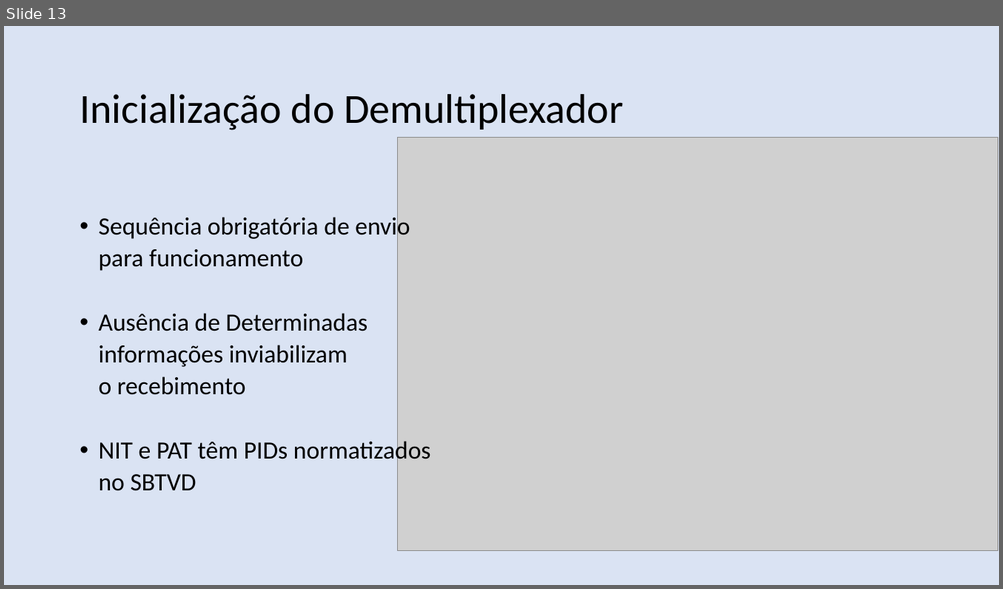
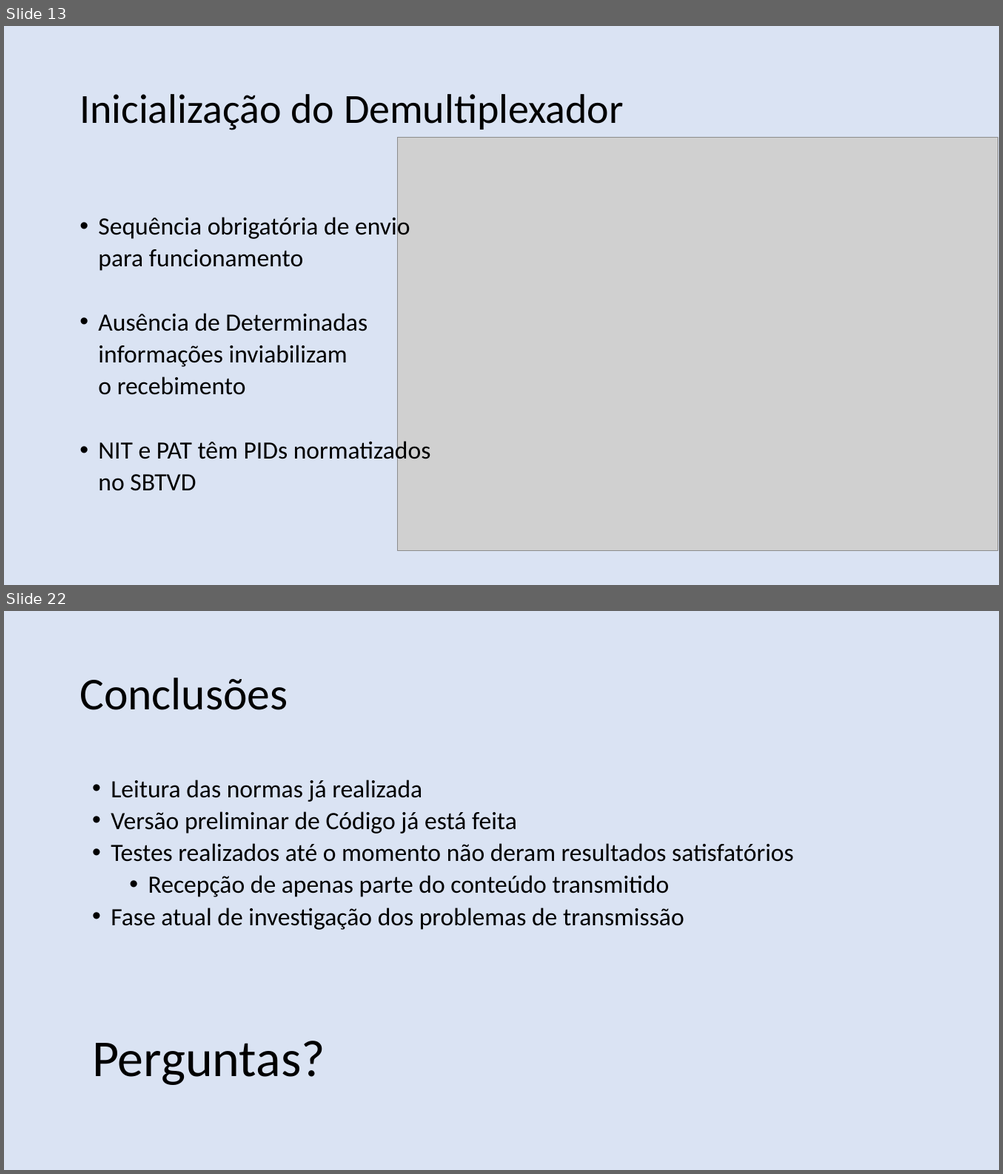
Before and after one commit to nasall2/TCC, a slide deck: relatorio/abntex2-modelos-1.9.2/figuras/apresentacao.pptx. Shown one above the other, each under a label of ours: slide 13 before the commit, slides 13 and 22 after it; the slides between them are not shown. The pictures are 1003x589 and 1003x1174 pixels, drawn with LibreOffice and Linux fonts; fonts in the diff are those of the drawing; grey boxes stand for pictures. Boxes give left, top, right and bottom in pixels: in the first picture for what was removed or moved away, otherwise in the second. Text is boxed around its words. In the diff, an @@ line names an element or a change of style, - is before the commit and + after.

```diff
--- a/relatorio/abntex2-modelos-1.9.2/figuras/apresentacao.pptx
+++ b/relatorio/abntex2-modelos-1.9.2/figuras/apresentacao.pptx
@@ slide 22 added at bbox=[4, 611, 999, 1170], background #DAE3F3 @@
@@ text added at bbox=[79, 678, 287, 710], 44 pt, text #000000 @@
+Conclusões
@@ text added at bbox=[92, 780, 794, 1085], 24 pt, text #000000 @@
+• Leitura das normas já realizada
+• Versão preliminar de Código já está feita
+• Testes realizados até o momento não deram resultados satisfatórios
+  • Recepção de apenas parte do conteúdo transmitido
+• Fase atual de investigação dos problemas de transmissão
+Perguntas?
```
Also in this commit, not shown: 2 slides changed, 6 other slides added, 2 other files.
